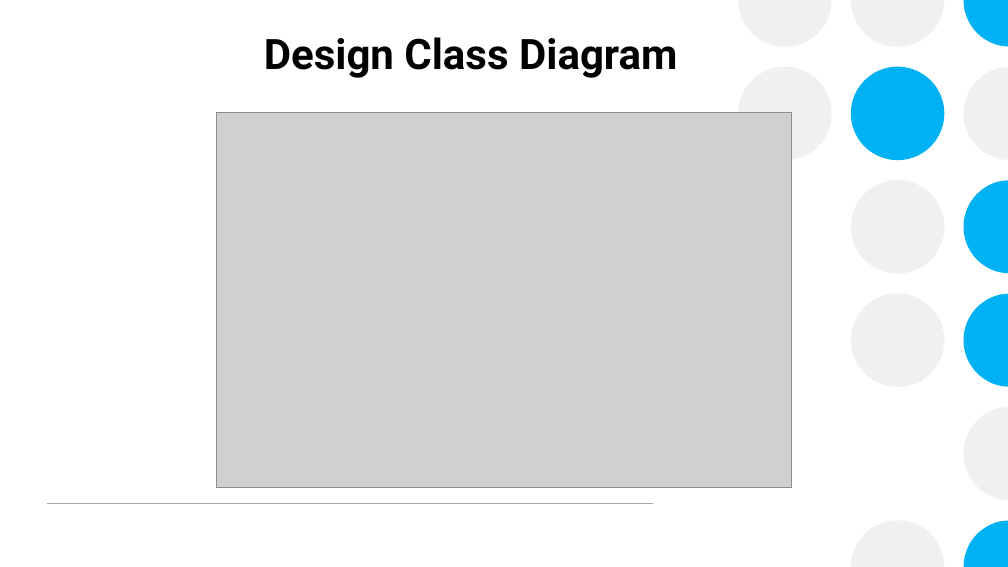
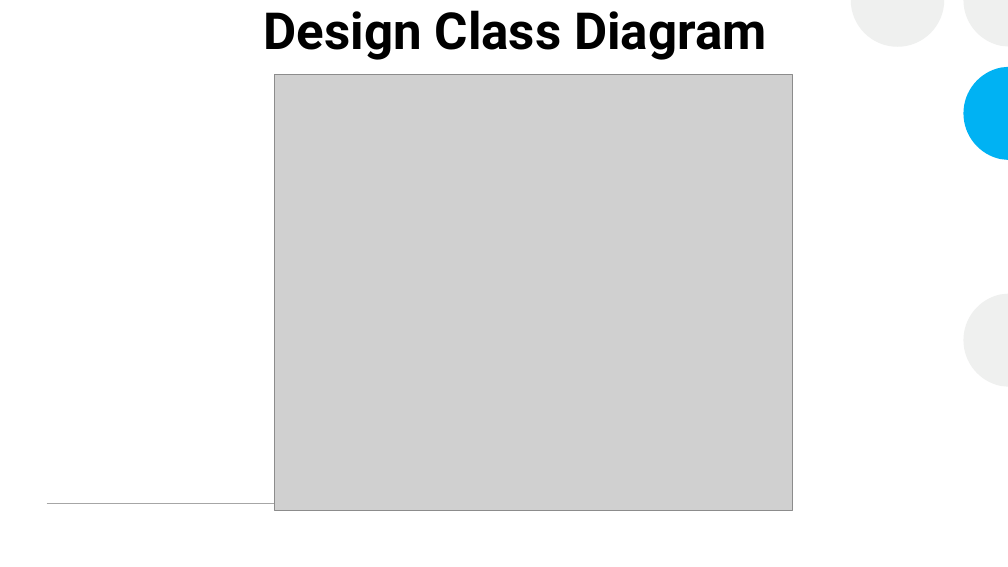
Before and after one commit to CheetoBuri/Restuarant-Information-System, a slide deck: slide 52 of Restaurant Information System.pptx. Drawn at 1008x567 pixels with LibreOffice and Linux fonts; fonts in the diff are those of the drawing; grey boxes stand for pictures. Boxes give left, top, right and bottom in pixels: in the first picture for what was removed or moved away, otherwise in the second. Text is boxed around its words. In the diff, an @@ line names an element or a change of style, - is before the commit and + after.

Commit message:
Added and updated Design class and Domain class. added Wireframe

```diff
--- a/Restaurant Information System.pptx
+++ b/Restaurant Information System.pptx
@@ rectangle added at box(0, 0, 1008, 567), fill #FFFFFF @@
@@ title "Design Class Diagram": place and size @@
-title "Design Class Diagram" at box(264, 37, 677, 78)
+title "Design Class Diagram" at box(264, 10, 767, 60)
@@ title "Design Class Diagram" at box(264, 10, 767, 60): size 40 to 48.6 pt @@
@@ freeform shape added at box(963, 0, 1008, 47), fill #EFF0EF @@
@@ picture: place and size @@
-picture at box(216, 113, 792, 488)
+picture at box(274, 75, 793, 510)
@@ group removed at box(738, 67, 944, 567): 4 ellipses, 1 freeform shape @@
@@ group added at box(513, 0, 1008, 567): 8 freeform shapes @@
@@ freeform shape added at box(963, 67, 1008, 160), fill #00B2F3 @@
@@ freeform shape added at box(963, 293, 1008, 386), fill #EFF0EF @@
@@ line removed from (47, 504) to (653, 504) @@
@@ line added from (47, 504) to (389, 504), #A6A6A6 1 pt @@
```
Also in this commit, not shown: 2 other slides changed, 4 slides added, 1 slide removed, 9 other files.
